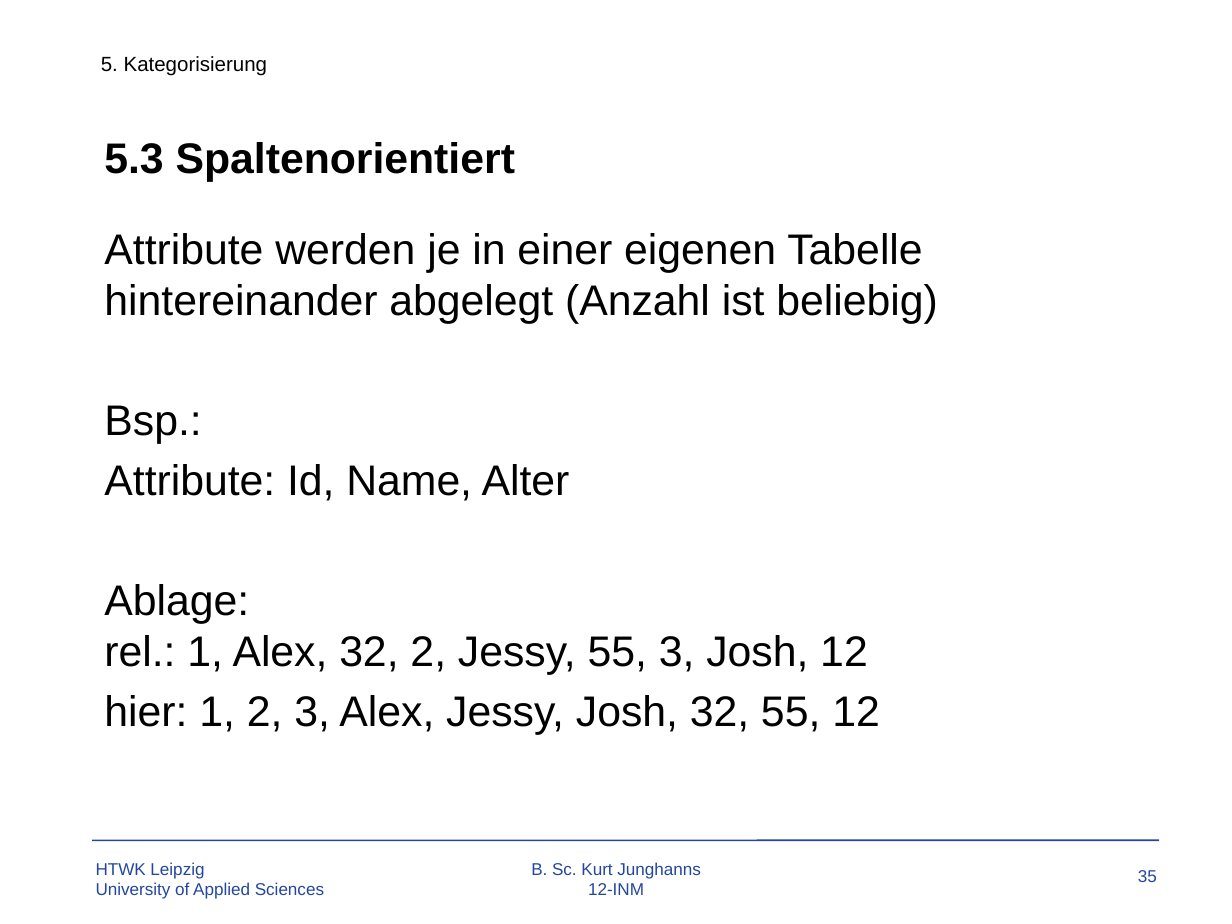
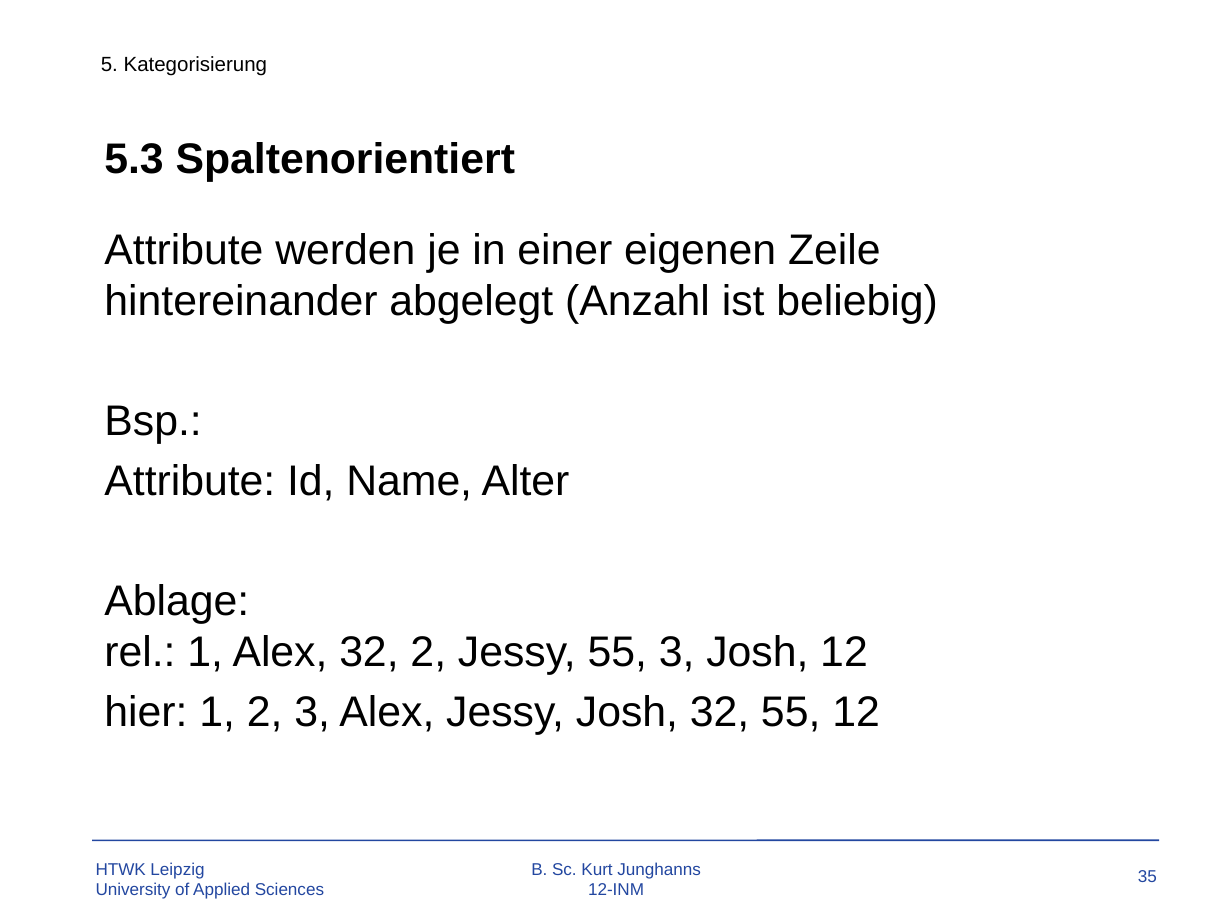
Before and after one commit to TBoonX/OS-Datenbanken, a slide deck: slide 35 of Praesentation.pptx. Drawn at 1232x924 pixels with LibreOffice and Linux fonts; fonts in the diff are those of the drawing; background and template pictures are left out. Boxes give left, top, right and bottom in pixels: in the first picture for what was removed or moved away, otherwise in the second. Text is boxed around its words. In the diff, an @@ line names an element or a change of style, - is before the commit and + after.

```diff
--- a/Praesentation.pptx
+++ b/Praesentation.pptx
@@ text at [104, 233, 938, 324]: text changed @@
-Attribute werden je in einer eigenen Tabelle hintereinander abgelegt (Anzahl ist beliebig)
+Attribute werden je in einer eigenen Zeile hintereinander abgelegt (Anzahl ist beliebig)
```
Also in this commit, not shown: 3 other slides changed, 1 other file.
